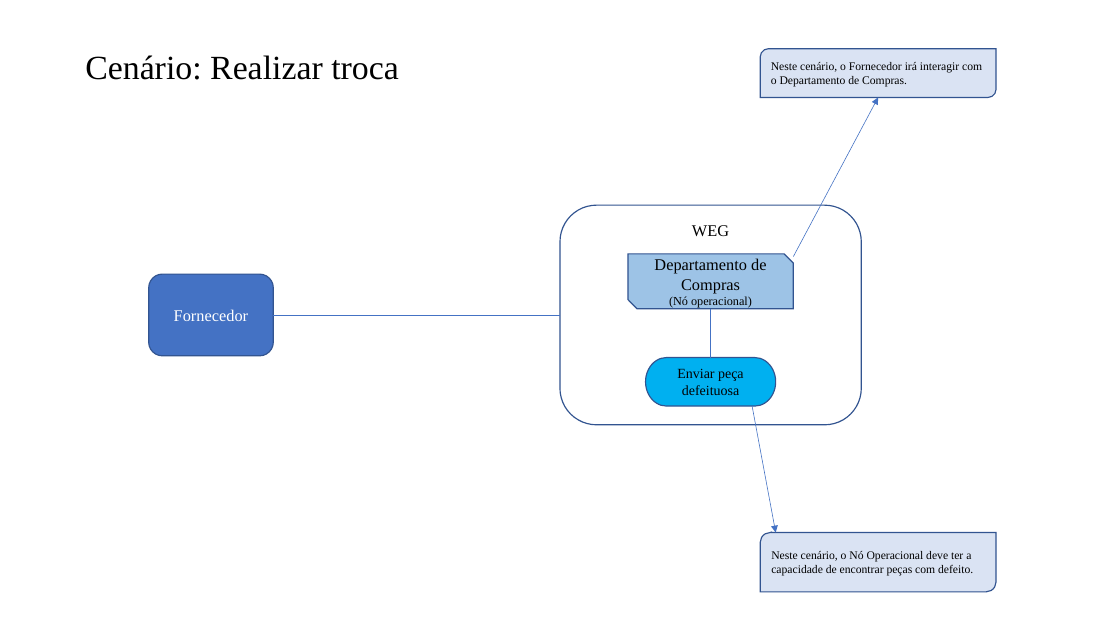
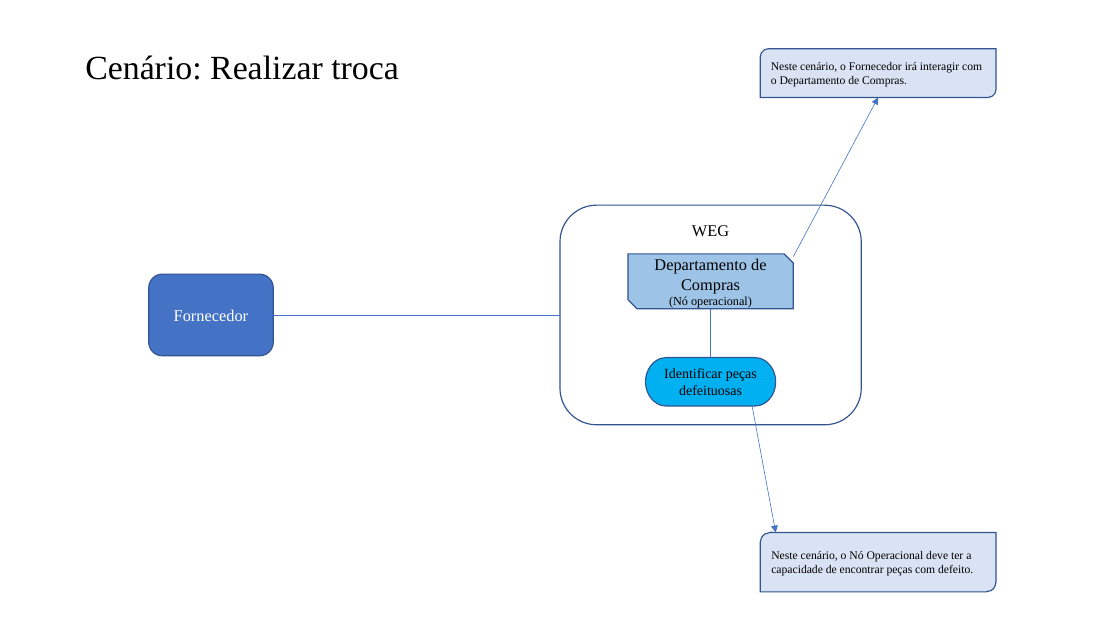
Before and after one commit to IMP-CaioCiaron/Eng-Requisitos, a slide deck: slide 4 of 15. Arquitetura de Negócio para cada Cenário.pptx. Drawn at 1120x630 pixels with LibreOffice and Linux fonts; fonts in the diff are those of the drawing. Boxes give left, top, right and bottom in pixels: in the first picture for what was removed or moved away, otherwise in the second. Text is boxed around its words. In the diff, an @@ line names an element or a change of style, - is before the commit and + after.

```diff
--- a/15. Arquitetura de Negócio para cada Cenário.pptx
+++ b/15. Arquitetura de Negócio para cada Cenário.pptx
@@ text in pill shape at [664, 368, 757, 395]: text changed @@
-Enviar peça defeituosa
+Identificar peças defeituosas
```
Also in this commit, not shown: 2 other slides changed, 1 slide removed, 2 other files.
